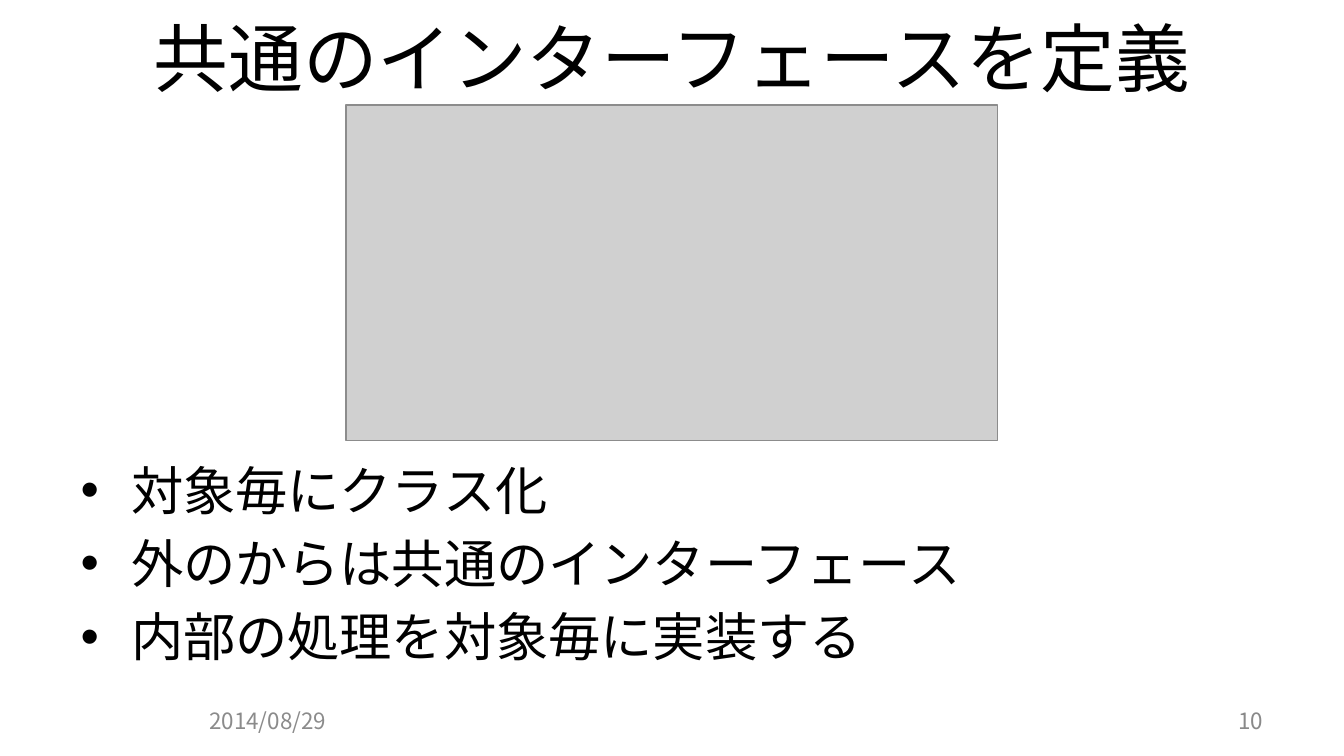
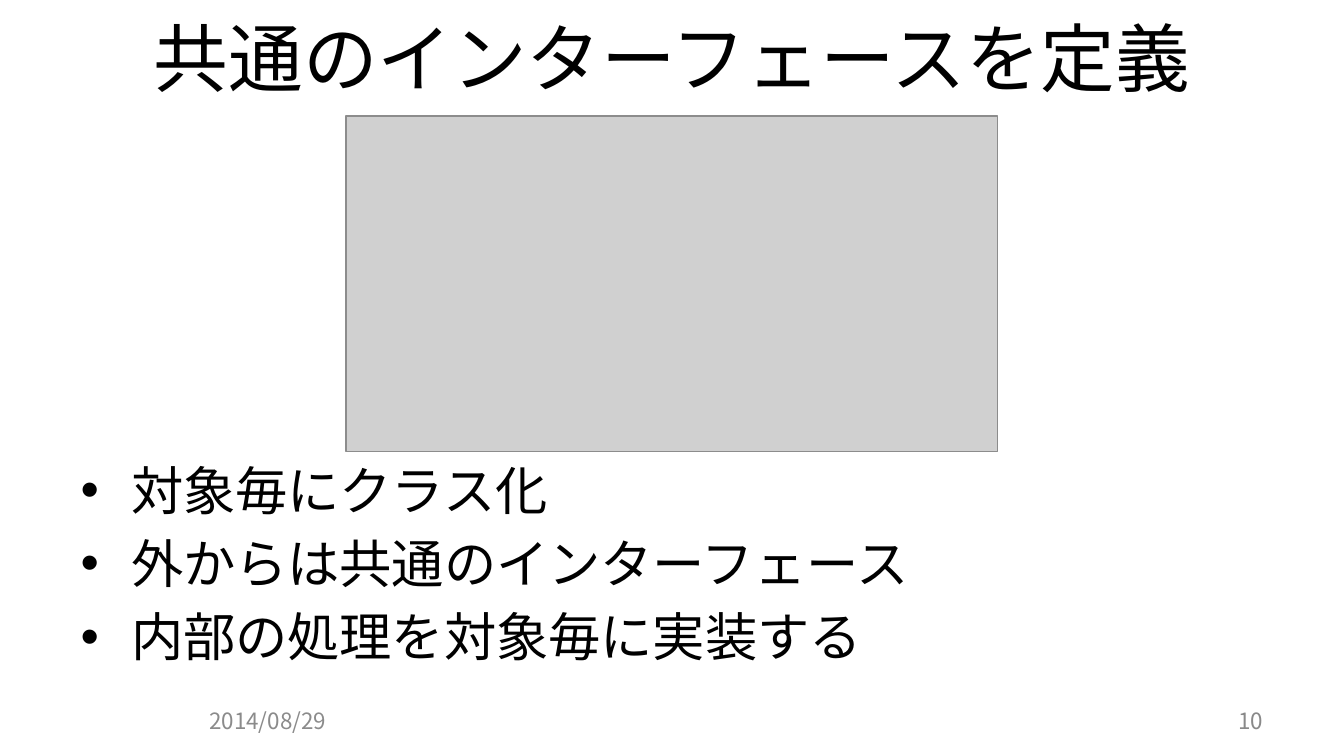
Before and after one commit to JCGS/CEDEC2014, a slide deck: slide 10 of chiyama/2014cedec_chiyama.pptx. Drawn at 1344x756 pixels with LibreOffice and Linux fonts; fonts in the diff are those of the drawing; grey boxes stand for pictures; background and template pictures are left out. Boxes give left, top, right and bottom in pixels: in the first picture for what was removed or moved away, otherwise in the second. Text is boxed around its words. In the diff, an @@ line names an element or a change of style, - is before the commit and + after.

```diff
--- a/chiyama/2014cedec_chiyama.pptx
+++ b/chiyama/2014cedec_chiyama.pptx
@@ picture: place and size @@
-picture at (347, 105, 999, 441)
+picture at (347, 116, 999, 452)
@@ text at (131, 539, 908, 587): text changed @@
-• 外のからは共通のインターフェース
+• 外からは共通のインターフェース
```
Also in this commit, not shown: 7 other slides changed, 1 slide added, 1 other file.
